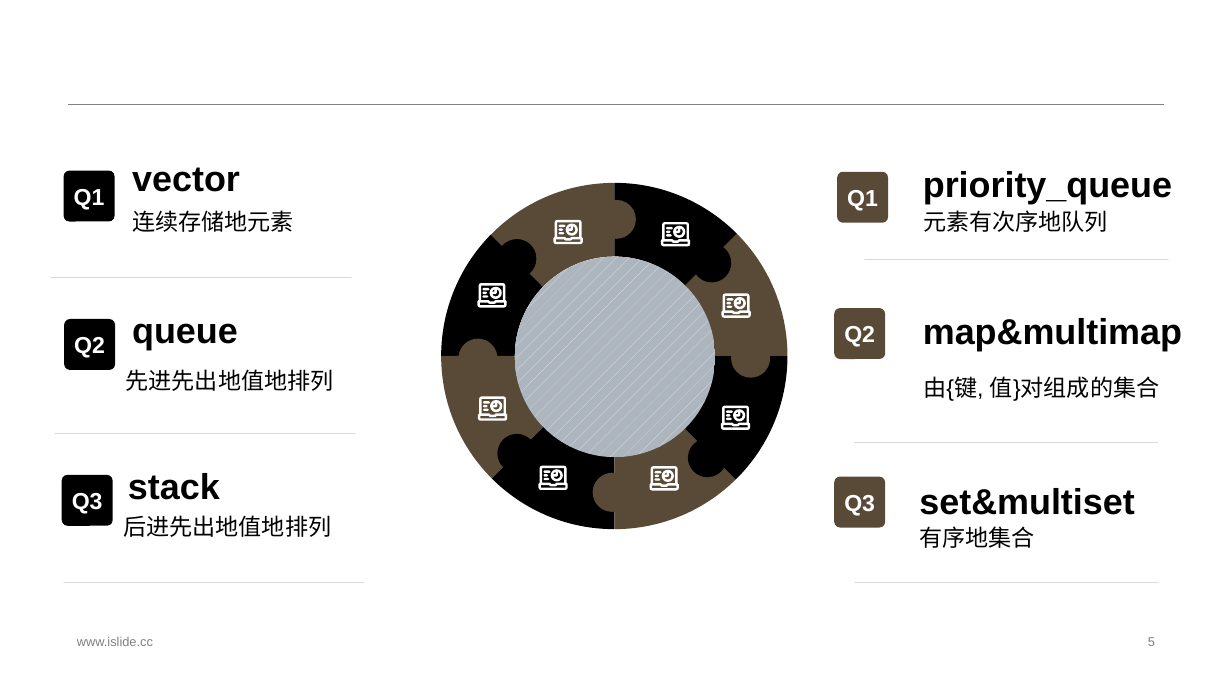
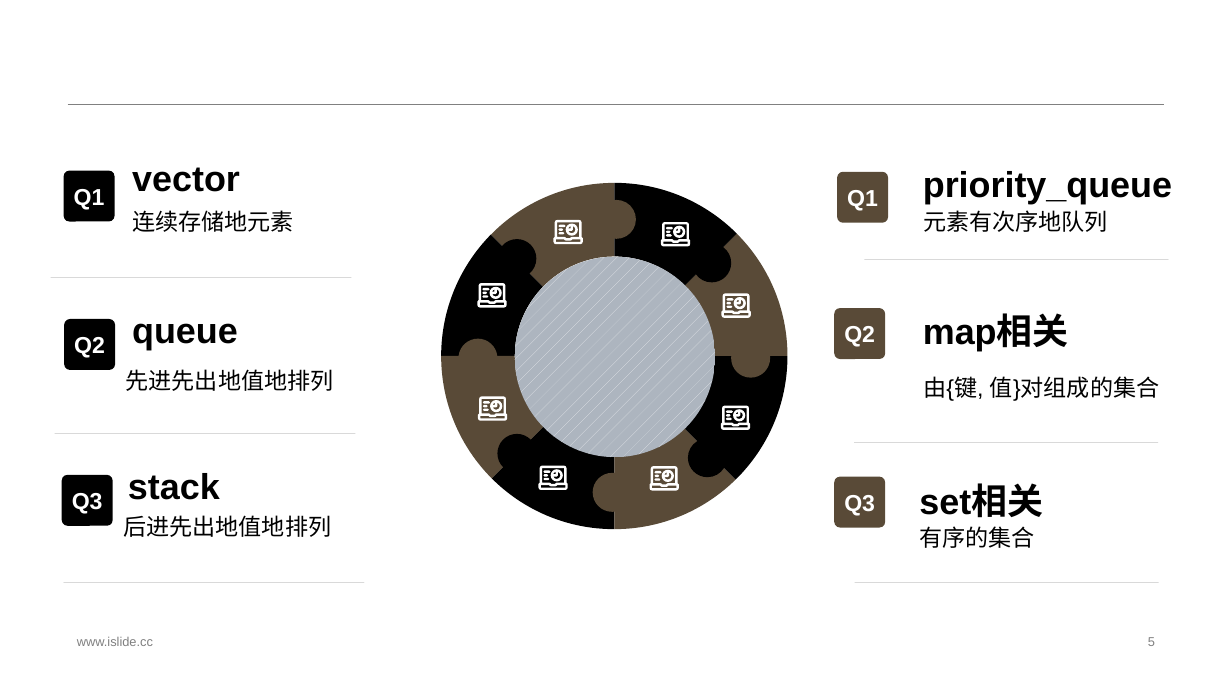
Before and after one commit to Cwolf9/Cwolf9_code_lib-ACM, a slide deck: slide 5 of stl讲解_dp入门.pptx. Drawn at 1232x693 pixels with LibreOffice and Linux fonts; fonts in the diff are those of the drawing. Boxes give left, top, right and bottom in pixels: in the first picture for what was removed or moved away, otherwise in the second. Text is boxed around its words. In the diff, an @@ line names an element or a change of style, - is before the commit and + after.

```diff
--- a/stl讲解_dp入门.pptx
+++ b/stl讲解_dp入门.pptx
@@ text at <box>923,316,1069,351</box>: text changed @@
-map&multimap
+map相关
@@ text at <box>919,486,1043,518</box>: text changed @@
-set&multiset
+set相关
@@ text at <box>919,526,1034,548</box>: text changed @@
-有序地集合
+有序的集合
```
Also in this commit, not shown: 2 other slides changed, 19 other files.
